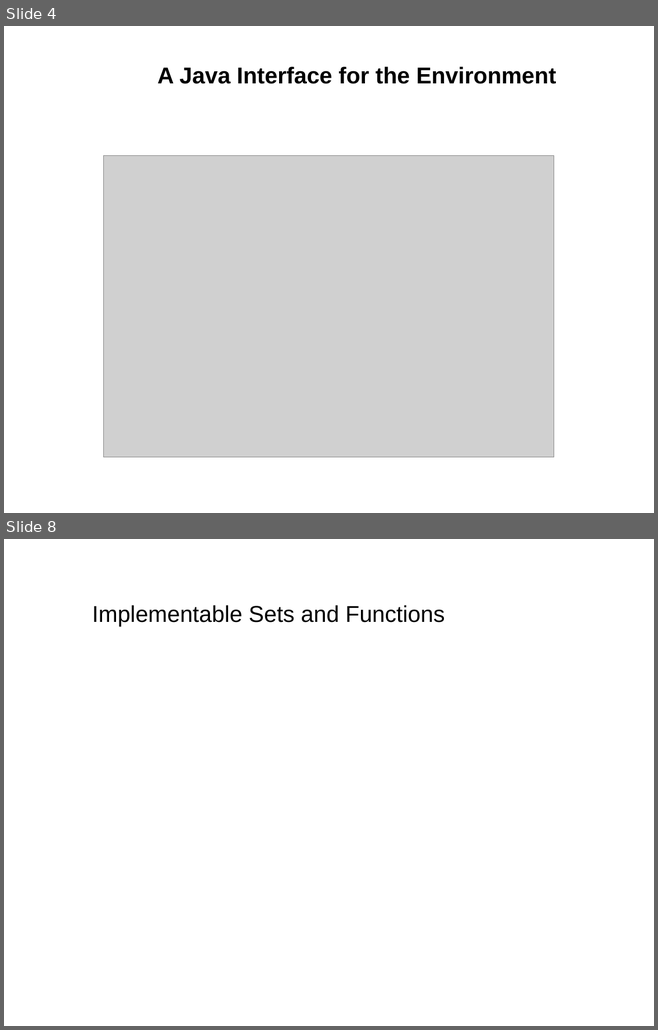
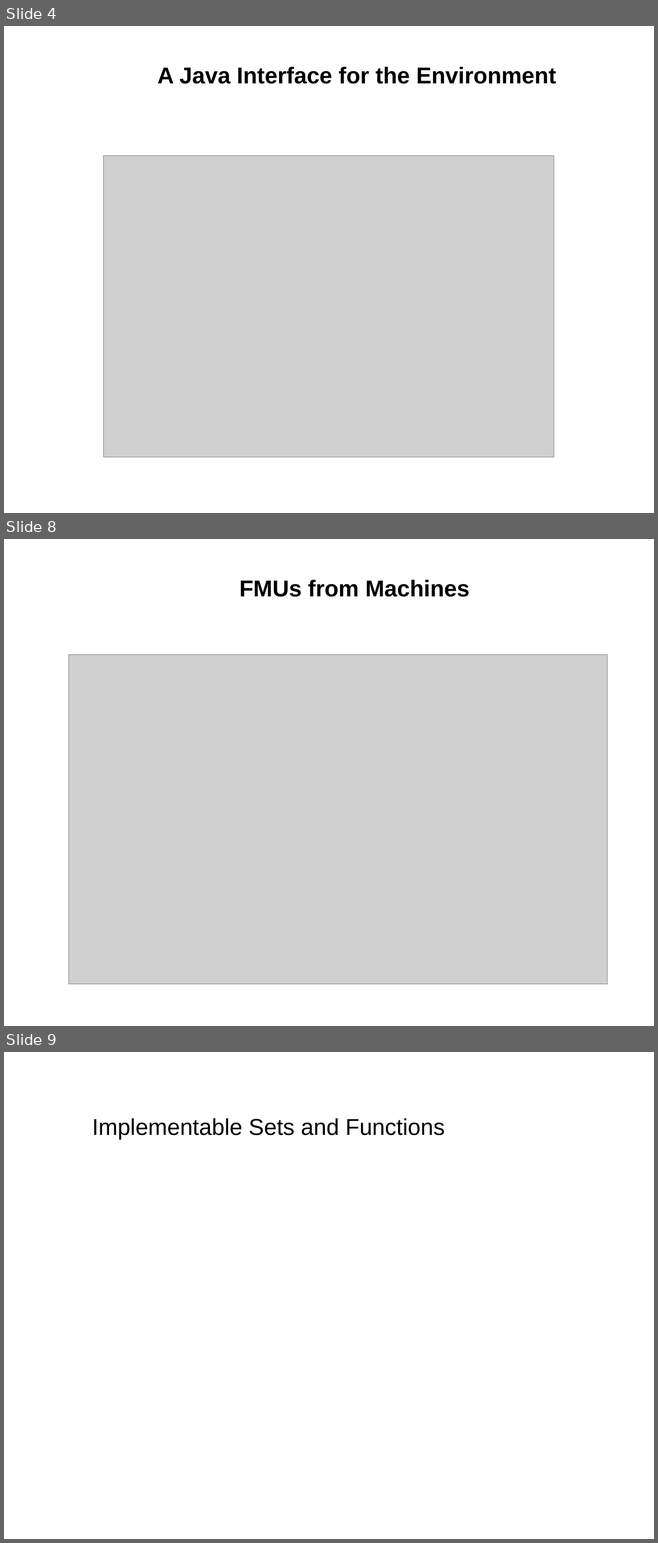
Before and after one commit to weetmuts/rodin-b-sharp-iUML_B_Utils, a slide deck: work/store/Writing/RUDW2014(accepted)/presentation/presentation.odp. Shown one above the other, each under a label of ours: slides 4 and 8 before the commit, slides 4, 8 and 9 after it; the slides between them are not shown. The pictures are 658x1030 and 658x1543 pixels, drawn with LibreOffice and Linux fonts; fonts in the diff are those of the drawing; grey boxes stand for pictures. Boxes give left, top, right and bottom in pixels: in the first picture for what was removed or moved away, otherwise in the second. Text is boxed around its words. In the diff, an @@ line names an element or a change of style, - is before the commit and + after.

```diff
--- a/work/store/Writing/RUDW2014(accepted)/presentation/presentation.odp
+++ b/work/store/Writing/RUDW2014(accepted)/presentation/presentation.odp
@@ slide 8 added at (4,539,654,1026), background #FFFFFF @@
@@ text added at (239,580,470,597), 28 pt, text #000000, bold @@
+  FMUs from Machines
@@ picture added at (69,655,607,984) @@
@@ what was slide 8 is now slide 9 @@
```
Also in this commit, not shown: 3 slides changed, 1 other slide added, 1 slide removed, 3 other files.
